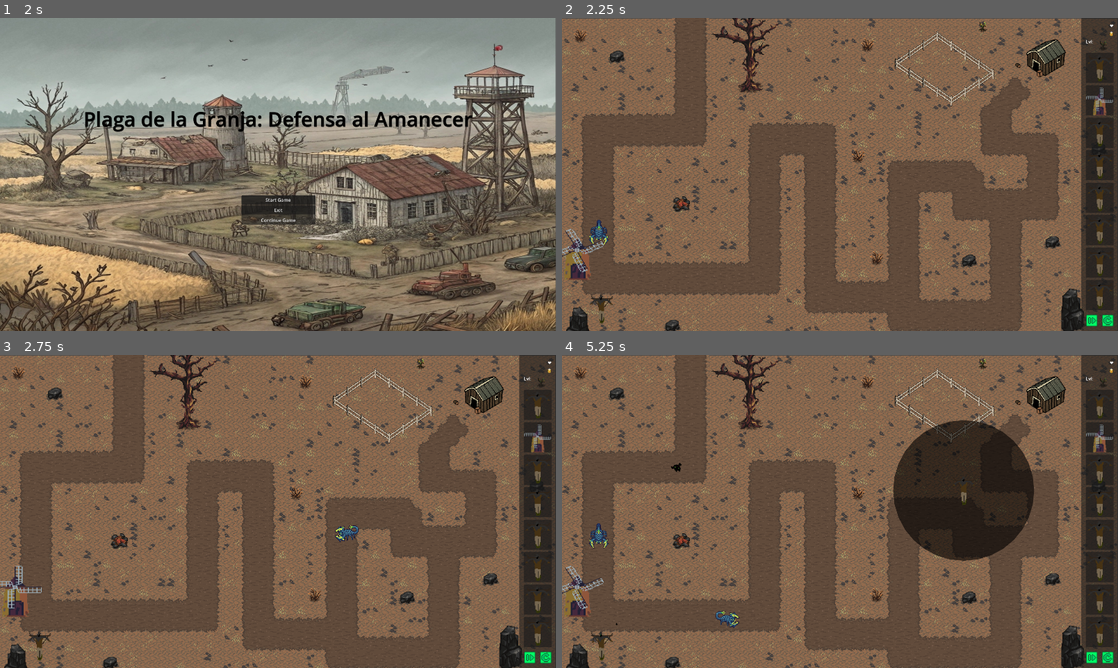
Above: before the commit, frames 1-4 (two rows, left to right).
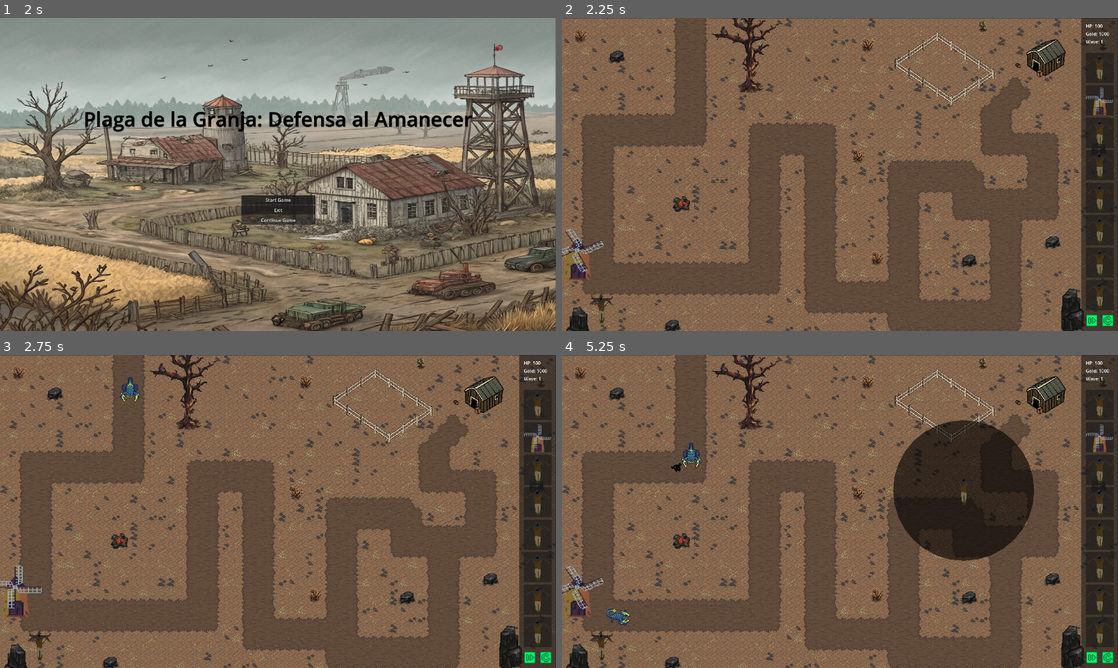
Above: after the commit, the same moments.

Repository: SergioMorales12/Plaga-de-la-granja--Defensa-al-amanecer
Game: Godot game, scene res://scenes/login.tscn
The game is run twice, just before and just after one commit, with the same random seed, the same clock (stepped at 60 frames per second) and the same inputs.
Inputs (mouse positions are in pixels of both pictures, inside the frame that each line leads up to):
- Up to frame 1 (2 s): click (278, 202) at 0.52 s; type "Alex" at 0.6 s; click (278, 215) at 0.75 s; type "12" at 0.83 s; click "Login" at 1.25 s
- Up to frame 2 (2.25 s): click "Start Game" at 2 s
- Up to frame 3 (2.75 s): no input
- Up to frame 4 (5.25 s): tap Enter (ui_accept) at 2.75 s; drag from (1101, 405) to (600, 649) at 2.77 s; drag from (1101, 436) to (689, 380) at 3.52 s; move the mouse to (1101, 470) at 4.27 s; hold Right (ui_right) 4.28-5 s; hold Ctrl 4.28-5 s; click (1101, 470) at 4.42 s; drag from (1101, 502) to (689, 467) at 5.02 s

Frame 1 is identical in both runs. In frame 2, 0.2% of the frame differs, in the area x 4-100%, y 2-73%; in frame 3, 0.4%; in frame 4, 0.7%, in the area x 4-100%, y 2-93%.

Commit message:
Problema scenas

Diff:
--- a/project.godot
+++ b/project.godot
@@ -18,6 +18,7 @@
 [autoload]
 
 Global="*res://scripts/Global.gd"
+Player="*res://scenes/player.gd"
 
 [display]
 
--- a/scenes/mapa.tscn
+++ b/scenes/mapa.tscn
@@ -1,7 +1,6 @@
-[gd_scene load_steps=41 format=4 uid="uid://cwtdmynui6cw8"]
+[gd_scene load_steps=40 format=4 uid="uid://cwtdmynui6cw8"]
 
 [ext_resource type="Texture2D" uid="uid://b7ng1525qaofi" path="res://asserts/map/Granja4.png" id="1_0skjy"]
-[ext_resource type="Script" uid="uid://cku5q5eelbss0" path="res://scripts/menuMapa.gd" id="1_6i2c2"]
 [ext_resource type="Texture2D" uid="uid://cgskpnle1ekd6" path="res://asserts/map/valla.png" id="1_hyyyu"]
 [ext_resource type="Texture2D" uid="uid://cgumfmtdn1fx6" path="res://asserts/towers/chomp_idle.png" id="1_p2dhc"]
 [ext_resource type="Texture2D" uid="uid://bp2neply6ysf7" path="res://asserts/map/32x32_DEMO.png" id="2_uqaia"]
@@ -2329,7 +2328,6 @@
 point_count = 25
 
 [node name="Mapa" type="Node2D"]
-script = ExtResource("1_6i2c2")
 
 [node name="Fondo" type="TileMapLayer" parent="."]
 texture_filter = 1
@@ -2359,7 +2357,7 @@
 [node name="Path2D" type="Path2D" parent="."]
 curve = SubResource("Curve2D_y0em0")
 script = ExtResource("7_vsp40")
-spawnerTime = 3
+spawnerTime = 2
 
 [node name="Scorpion" parent="Path2D" instance=ExtResource("8_ijeqm")]
 position = Vector2(375, -127)
--- a/scenes/panel_torretas.tscn
+++ b/scenes/panel_torretas.tscn
@@ -1,6 +1,7 @@
-[gd_scene load_steps=6 format=3 uid="uid://dd7648vr35fwd"]
+[gd_scene load_steps=7 format=3 uid="uid://dd7648vr35fwd"]
 
 [ext_resource type="PackedScene" uid="uid://wpa1itv5jsjd" path="res://scenes/espanta.tscn" id="1_0v6n7"]
+[ext_resource type="Script" uid="uid://w80mcs40n62n" path="res://scenes/player.gd" id="1_u7ojl"]
 [ext_resource type="PackedScene" uid="uid://beyfb6dg5dp5o" path="res://scenes/molino.tscn" id="2_xxsy2"]
 [ext_resource type="Texture2D" uid="uid://pwglm1r82t6s" path="res://asserts/ui/start.png" id="4_u7ojl"]
 [ext_resource type="Texture2D" uid="uid://1gxn85nn6r8j" path="res://asserts/ui/accelerate.png" id="4_wa3ac"]
@@ -13,6 +14,7 @@
 anchor_bottom = 1.0
 grow_horizontal = 2
 grow_vertical = 2
+script = ExtResource("1_u7ojl")
 
 [node name="Panel" type="Panel" parent="."]
 custom_minimum_size = Vector2(128, 1080)
@@ -23,7 +25,7 @@
 anchor_bottom = 1.0
 offset_left = 0.639893
 
-[node name="Label" type="VBoxContainer" parent="Panel"]
+[node name="Stats" type="VBoxContainer" parent="Panel"]
 texture_filter = 3
 layout_mode = 2
 offset_left = 16.0
@@ -31,22 +33,14 @@
 offset_right = 112.0
 offset_bottom = 91.0
 
-[node name="Hp" type="Label" parent="Panel/Label"]
-unique_name_in_owner = true
+[node name="Hp" type="Label" parent="Panel/Stats"]
 layout_mode = 2
-text = "❤"
-horizontal_alignment = 2
 
-[node name="Gold" type="Label" parent="Panel/Label"]
-unique_name_in_owner = true
+[node name="Gold" type="Label" parent="Panel/Stats"]
 layout_mode = 2
-text = "🥫"
-horizontal_alignment = 2
 
-[node name="Lvl" type="Label" parent="Panel/Label"]
-unique_name_in_owner = true
+[node name="Wave" type="Label" parent="Panel/Stats"]
 layout_mode = 2
-text = "Lvl:"
 
 [node name="FlowContainer" type="FlowContainer" parent="Panel"]
 layout_mode = 1
@@ -103,3 +97,12 @@
 position = Vector2(56, 0)
 scale = Vector2(2.5, 2.5)
 texture_normal = ExtResource("5_aecy3")
+
+[node name="DamageOverlay" type="ColorRect" parent="."]
+custom_minimum_size = Vector2(1926, 1078)
+layout_direction = 3
+layout_mode = 0
+offset_left = -146.0
+offset_right = 1837.0
+offset_bottom = 1078.0
+color = Color(0.58, 0, 0, 0)
--- /dev/null
+++ b/scenes/player.gd
@@ -0,0 +1,56 @@
+extends Node
+
+var player_life = 100
+var player_gold = 1000
+var wave = 1
+var dificulty = 1
+
+var hp_label
+var gold_label
+var wave_label
+var damage_overlay
+
+func _ready():
+	await get_tree().process_frame
+	_init_ui()
+
+
+func _init_ui():
+	hp_label = get_node_or_null("/root/Mapa/panel_torretas/Panel/Stats/Hp")
+	gold_label = get_node_or_null("/root/Mapa/panel_torretas/Panel/Stats/Gold")
+	wave_label = get_node_or_null("/root/Mapa/panel_torretas/Panel/Stats/Wave")
+	damage_overlay = get_node_or_null("/root/Mapa/panel_torretas/DamageOverlay")
+	if damage_overlay:
+		damage_overlay.mouse_filter = Control.MOUSE_FILTER_IGNORE
+	update_ui()
+
+func reduce_player_life(amount):
+	amount *= dificulty
+	player_life -= amount
+	player_life = max(player_life, 0)
+	update_ui()
+
+func add_player_gold(amount):
+	amount *= dificulty
+	player_gold += amount
+	update_ui()
+
+func update_ui():
+	if not hp_label or not gold_label or not wave_label:
+		print("UI no inicializada aún, se omite actualización")
+		return  # ← salir sin hacer nada si no están listos
+
+	hp_label.text = "HP: " + str(player_life)
+	gold_label.text = "Gold: " + str(player_gold)
+	wave_label.text = "Wave: " + str(wave)
+
+	var hp_percent = clamp(float(player_life) / 100.0, 0.0, 1.0)
+	var alpha = (1.0 - hp_percent) * 0.5
+
+	if damage_overlay:
+		var color = damage_overlay.color
+		color.a = alpha
+		damage_overlay.color = color
+
+	if player_life <= 0:
+		Global.change_scene("res://scenes/main_menu.tscn")
--- a/scenes/towers/bullet_espanta.gd
+++ b/scenes/towers/bullet_espanta.gd
@@ -20,7 +20,6 @@
 		queue_free()
 	if obj.is_in_group("enemi"):
 		pierce -= 1
-		print("pam")
 		obj.get_damage(damage)
 	if pierce == 0:
 		queue_free()
--- a/scripts/Global.gd
+++ b/scripts/Global.gd
@@ -4,12 +4,12 @@
 
 var mapSelectContainer : Node2D
 
-func change_scene(new_scene_path):
+func change_scene(new_scene_path: String):
 	var nueva_escena = load(new_scene_path).instantiate()
 	var escena_actual = get_tree().current_scene
 
+	if escena_actual:
+		escena_actual.queue_free()
+
 	get_tree().root.add_child(nueva_escena)
 	get_tree().current_scene = nueva_escena
-
-	if escena_actual:
-		escena_actual.queue_free()
--- a/scripts/login.gd
+++ b/scripts/login.gd
@@ -1,6 +1,4 @@
 extends Control
-
-
 
 func _on_start_pressed() -> void:
 	if login_correct():
--- /dev/null
+++ b/scripts/main.gd
@@ -0,0 +1 @@
+extends Node2D
--- a/scripts/scorpion.gd
+++ b/scripts/scorpion.gd
@@ -1,24 +1,19 @@
 extends PathFollow2D
 
-@export var runSpeed = 1.03
-@export var damage = 10
+var dificulty = Player.dificulty
+
+@export var runSpeed = 0.07
+@export var damage = 50
 @export var live = 50
+@export var reward = 50
 
 var previous_position: Vector2
 var is_dead: bool = false
 var direction = null
 
+
 func _ready():
 	previous_position = global_position
-	#var area = Area2D.new()
-	#var collision_shape = CollisionShape2D.new()
-	#var shape = CircleShape2D.new()
-	#shape.radius = 10
-	#collision_shape.shape = shape
-	#
-	#area.add_child(collision_shape)
-	#add_child(area)
-	#area.add_to_group("enemi")
 
 func _process(delta: float) -> void:
 	if is_dead:
@@ -33,8 +28,8 @@
 
 	previous_position = global_position
 
-	if progress_ratio >= 1.0:
-		%Hp.Text = "queeee"
+	if progress_ratio >= 0.99:
+		Player.reduce_player_life(damage)
 		queue_free()
 
 func loop_movement(delta: float) -> void:
@@ -60,10 +55,9 @@
 	if live <= 0:
 		is_dead = true
 		animated_sprite.stop()
-		print("muerto")
+		Player.add_player_gold(reward)
 		animated_sprite.play("die"+direction)
 		$Timer.start()
 
 func _on_timeout() -> void:
-	print("out")
 	queue_free()
Not shown, added: asserts/towers/Barril.png.import
Not shown, added: scenes/player.gd.uid
Not shown, added: scripts/main.gd.uid
